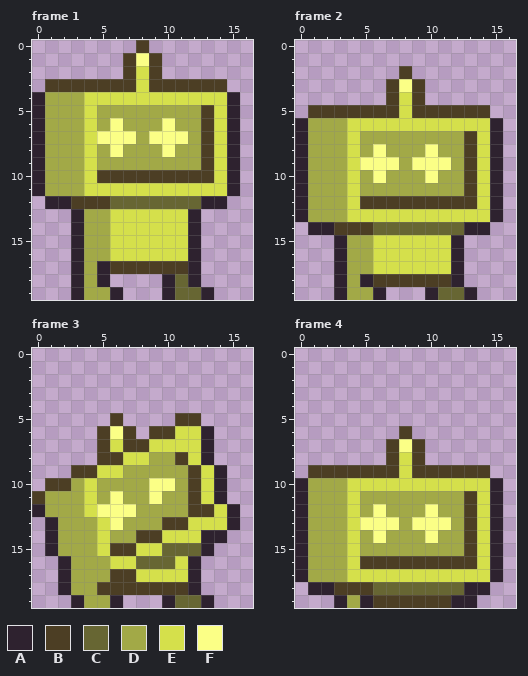
Edited in one commit: pixel-art file (assets/images/player/player_dead.aseprite). The picture above is the old version.
17x20 pixels, 14 frames. Colours within 5 levels of each other are drawn and written as one. Shown: frame 1, frame 2, frame 3, frame 4. The commit also changed other frames, which this record leaves out.
Palette (. is transparent): A #2e222f  B #4c3e24  C #676633  D #a2a947  E #d5e04b  F #fbff86
Pixels before, frame 1, first column x 0:
 0 ........B.......
 1 .......BFB......
 2 .......BEB......
 3 .BBBBBBBEBBBBBB.
 4 ADDDEEEEEEEEEEEA
 5 ADDDEDDDDDDDDBEA
 6 ADDDEDFDDDFDDBEA
 7 ADDDEFFFDFFFDBEA
 8 ADDDEDFDDDFDDBEA
 9 ADDDEDDDDDDDDBEA
10 ADDDEBBBBBBBBBEA
11 ADDDEEEEEEEEEEEA
12 .AABBBCCCCCCCAA.
13 ...ADDEEEEEEA...
14 ...ADDEEEEEEA...
15 ...ADDEEEEEEA...
16 ...ADDEEEEEEA...
17 ...ADABBBBBBA...
18 ...ADA....ACA...
19 ...ADDA...ACCA..
Pixels before, frame 2, first column x 0:
 2 ........B.......
 3 .......BFB......
 4 .......BEB......
 5 .BBBBBBBEBBBBBB.
 6 ADDDEEEEEEEEEEEA
 7 ADDDEDDDDDDDDBEA
 8 ADDDEDFDDDFDDBEA
 9 ADDDEFFFDFFFDBEA
10 ADDDEDFDDDFDDBEA
11 ADDDEDDDDDDDDBEA
12 ADDDEBBBBBBBBBEA
13 ADDDEEEEEEEEEEEA
14 .AABBBCCCCCCCAA.
15 ...ADDEEEEEEA...
16 ...ADDEEEEEEA...
17 ...ADDEEEEEEA...
18 ...ADABBBBBBA...
19 ...ADDA...ACCA..
Pixels before, frame 3, first column x 0:
 5 ......B....BB...
 6 .....BFB.BBEEA..
 7 .....BEBBEEEEA..
 8 .....BBEEDDBEA..
 9 ...BBEEDDDDDBEA.
10 .BBDEDDDDFFDBEA.
11 BDDDEDFDDFDDBEA.
12 ADDDEFFFDDDDBBEA
13 .ADDDEFDDDBBEEEA
14 .ADDDEDDBBEEEAA.
15 .ADDDEBBEECCCA..
16 ..ADDDEECCCEA...
17 ..ADDDBBEEEEA...
18 ..ADDBBBBBBBA...
19 ...ADDA...ACCA..
Pixels before, frame 4, first column x 0:
 6 ........B.......
 7 .......BFB......
 8 .......BEB......
 9 .BBBBBBBEBBBBBB.
10 ADDDEEEEEEEEEEEA
11 ADDDEDDDDDDDDBEA
12 ADDDEDFDDDFDDBEA
13 ADDDEFFFDFFFDBEA
14 ADDDEDFDDDFDDBEA
15 ADDDEDDDDDDDDBEA
16 ADDDEBBBBBBBBBEA
17 ADDDEEEEEEEEEEEA
18 .AABBBCCCCCCCAA.
19 ...ADABBBBBBAA..
Once edited:
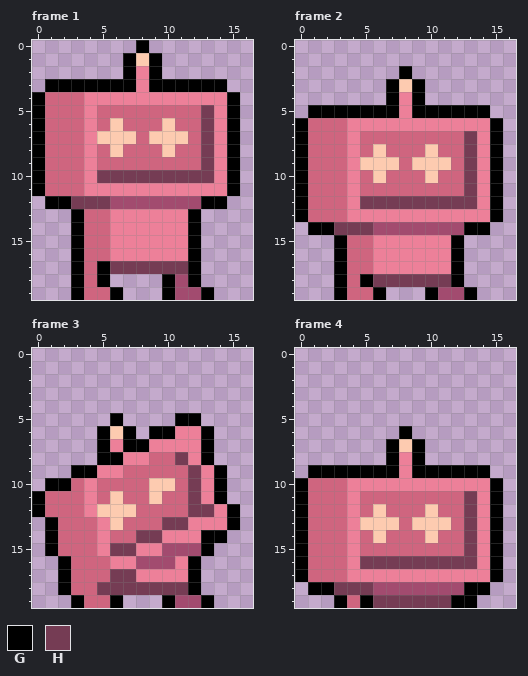
Colours new in this view: G #000000  H #753c54
The edit:
layer "Player_4" now hidden
layer "Player_2" now shown
layer "Player_1" now shown
colour C: #676633 -> #a24b6f
colour D: #a2a947 -> #cf657f
colour E: #d5e04b -> #ed8099
colour F: #fbff86 -> #fdcbb0
Changed rows in their new state; - is a pixel that keeps its letter.
Frame 1, layer "Player_1":
first column x 0:
 0 --------G-------
 1 -------G-G------
 2 -------G-G------
 3 -GGGGGGG-GGGGGG-
 4 G--------------G
 5 G------------H-G
 6 G------------H-G
 7 G------------H-G
 8 G------------H-G
 9 G------------H-G
10 G----HHHHHHHHH-G
11 G--------------G
12 -GGHHH-------GG-
13 ---G--------G---
14 ---G--------G---
15 ---G--------G---
16 ---G--------G---
17 ---G-GHHHHHHG---
18 ---G-G----G-G---
19 ---G--G---G--G--
Frame 2, layer "Player_1":
first column x 0:
 2 --------G-------
 3 -------G-G------
 4 -------G-G------
 5 -GGGGGGG-GGGGGG-
 6 G--------------G
 7 G------------H-G
 8 G------------H-G
 9 G------------H-G
10 G------------H-G
11 G------------H-G
12 G----HHHHHHHHH-G
13 G--------------G
14 -GGHHH-------GG-
15 ---G--------G---
16 ---G--------G---
17 ---G--------G---
18 ---G-GHHHHHHG---
19 ---G--G---G--G--
Frame 3, layer "Player_1":
first column x 0:
 5 ------G----GG---
 6 -----G-G-GG--G--
 7 -----G-GG----G--
 8 -----GG----H-G--
 9 ---GG-------H-G-
10 -GG---------H-G-
11 G-----------H-G-
12 G-----------HH-G
13 -G--------HH---G
14 -G------HH---GG-
15 -G----HH-----G--
16 --G---------G---
17 --G---HH----G---
18 --G--HHHHHHHG---
19 ---G--G---G--G--
Frame 4, layer "Player_1":
first column x 0:
 6 --------G-------
 7 -------G-G------
 8 -------G-G------
 9 -GGGGGGG-GGGGGG-
10 G--------------G
11 G------------H-G
12 G------------H-G
13 G------------H-G
14 G------------H-G
15 G------------H-G
16 G----HHHHHHHHH-G
17 G--------------G
18 -GGHHH-------GG-
19 ---G-GHHHHHHGG--
Where, in picture pixels (left, top, right, bottom), the same in both pictures:
changed: (32, 40, 240, 300)
changed: (295, 66, 503, 300)
changed: (32, 413, 240, 608)
changed: (295, 426, 503, 608)
